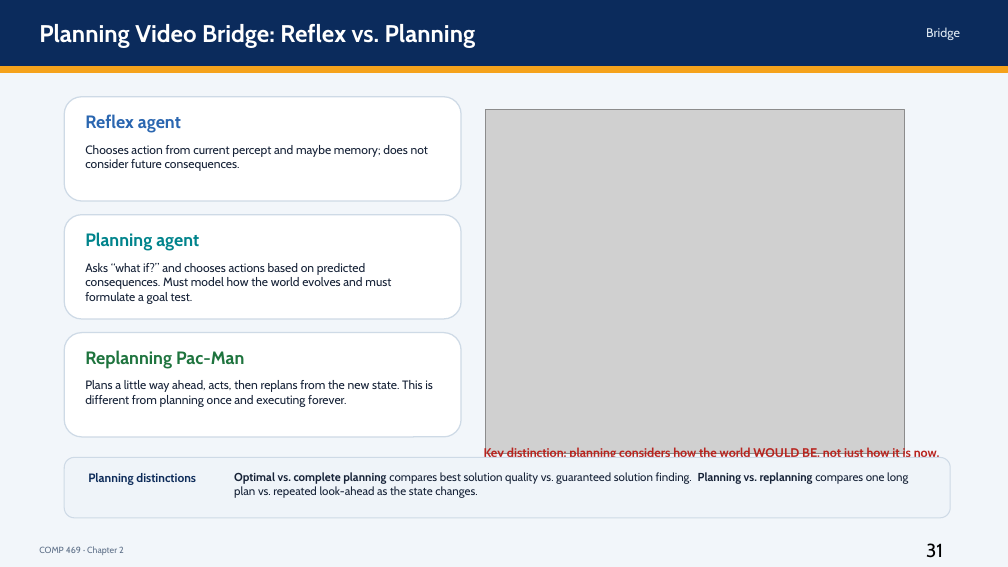
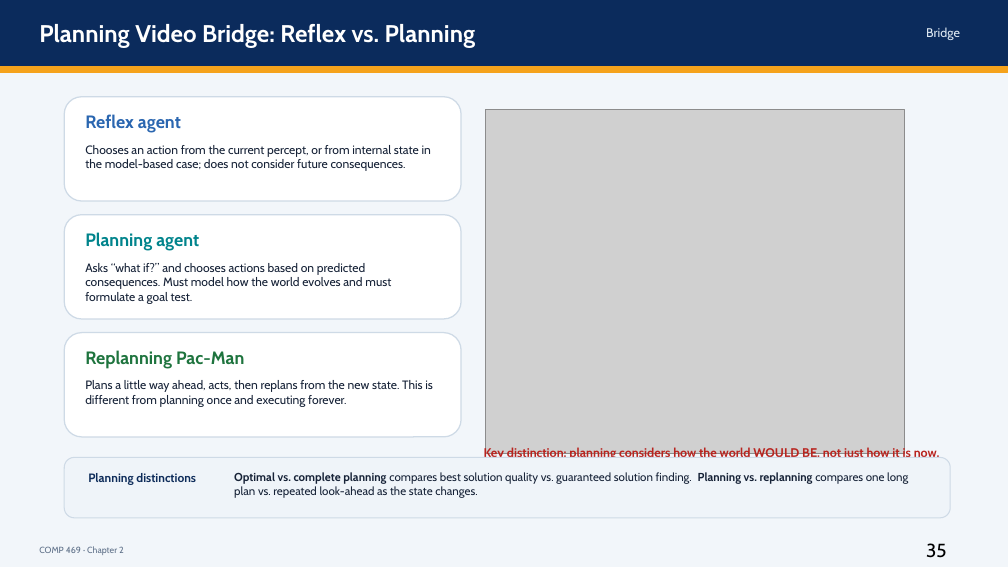
Before and after one commit to DrNatas/Comp_469, a slide deck: slide 35 of Fall 2026/L02 - Intelligent Agents/Chapter 2 - Intelligent Agents.pptx. Drawn at 1008x567 pixels with LibreOffice and Linux fonts; fonts in the diff are those of the drawing; grey boxes stand for pictures. Boxes give left, top, right and bottom in pixels: in the first picture for what was removed or moved away, otherwise in the second. Text is boxed around its words. In the diff, an @@ line names an element or a change of style, - is before the commit and + after.

```diff
--- a/Fall 2026/L02 - Intelligent Agents/Chapter 2 - Intelligent Agents.pptx
+++ b/Fall 2026/L02 - Intelligent Agents/Chapter 2 - Intelligent Agents.pptx
@@ text at <box>85,145,431,171</box>: text changed @@
-Chooses action from current percept and maybe memory; does not consider future consequences.
+Chooses an action from the current percept, or from internal state in the model-based case; does not consider future consequences.
@@ text at <box>926,543,947,558</box>: text changed @@
-31
+35
```
Also in this commit, not shown: 37 other slides changed, 2 other files.
